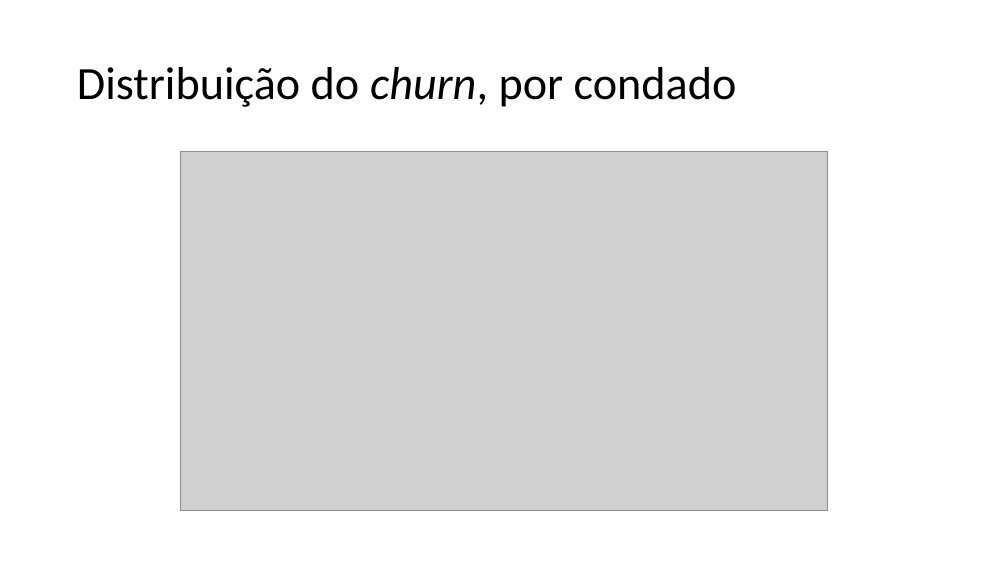
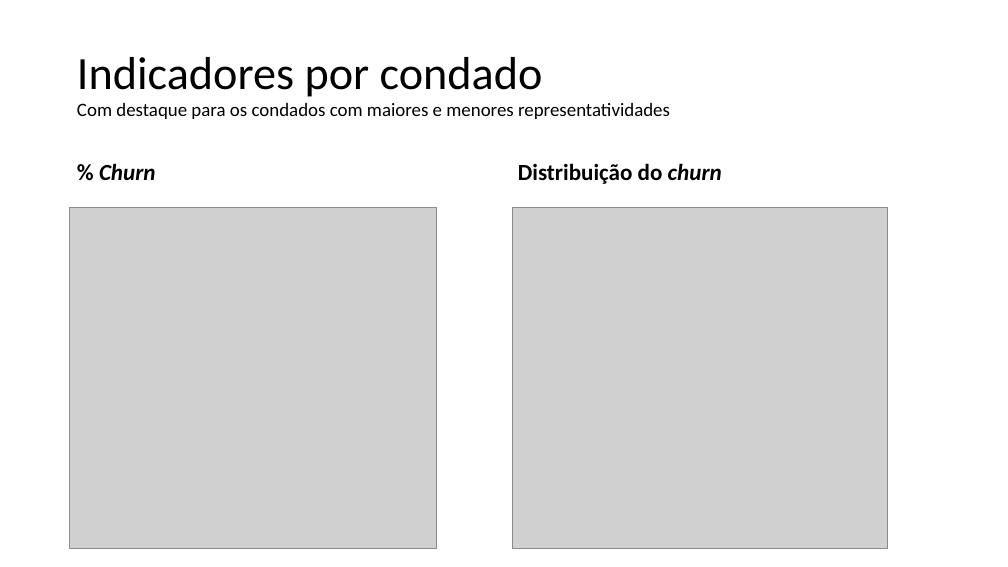
Before and after one commit to franzmonteiro/new_telco_churn, a slide deck: slide 12 of apresentacao.pptx (slide 6 before the commit). Drawn at 1008x567 pixels with LibreOffice and Linux fonts; fonts in the diff are those of the drawing; grey boxes stand for pictures; background and template pictures are left out. Boxes give left, top, right and bottom in pixels: in the first picture for what was removed or moved away, otherwise in the second. Text is boxed around its words. In the diff, an @@ line names an element or a change of style, - is before the commit and + after.

```diff
--- a/apresentacao.pptx
+++ b/apresentacao.pptx
@@ title at (77, 57, 670, 119): text changed; size 44 to 18 pt @@
-Distribuição do churn, por condado
+Indicadores por condado
+Com destaque para os condados com maiores e menores representatividades
@@ text added at (99, 163, 156, 180), 22 pt, text #000000, bold, italic @@
+% Churn
@@ picture removed at (180, 151, 828, 511) @@
@@ text added at (518, 163, 722, 184), 22 pt, text #000000, bold @@
+Distribuição do churn
@@ picture added at (69, 207, 436, 549) @@
@@ picture added at (512, 207, 888, 549) @@
```
Also in this commit, not shown: 8 other slides changed, 11 slides added, 8 slides removed.
